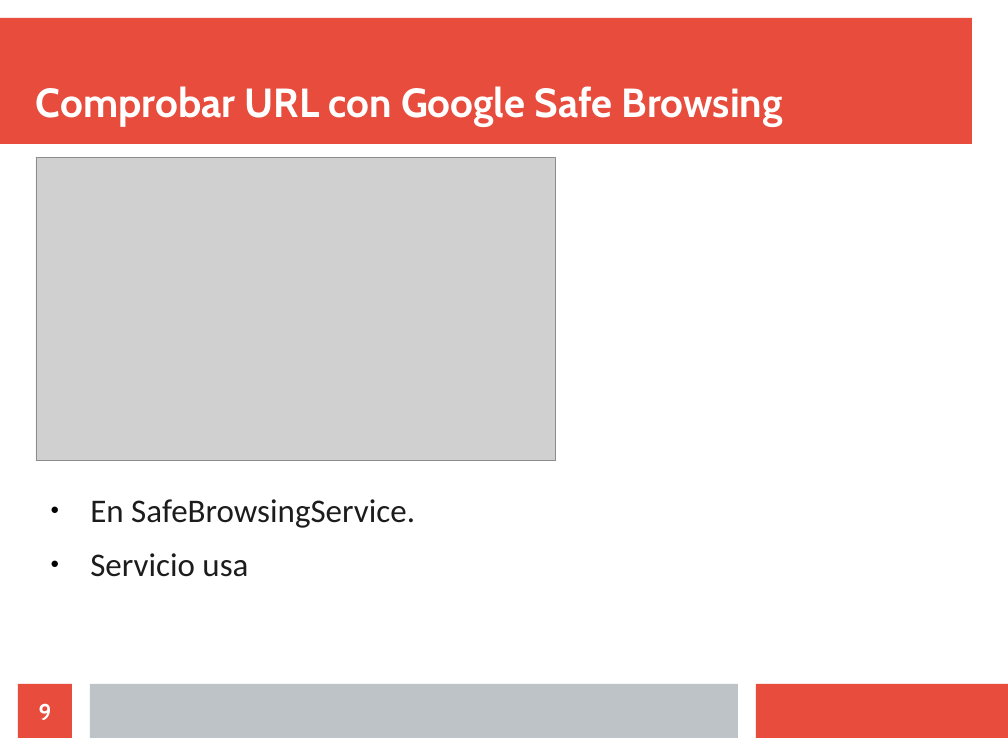
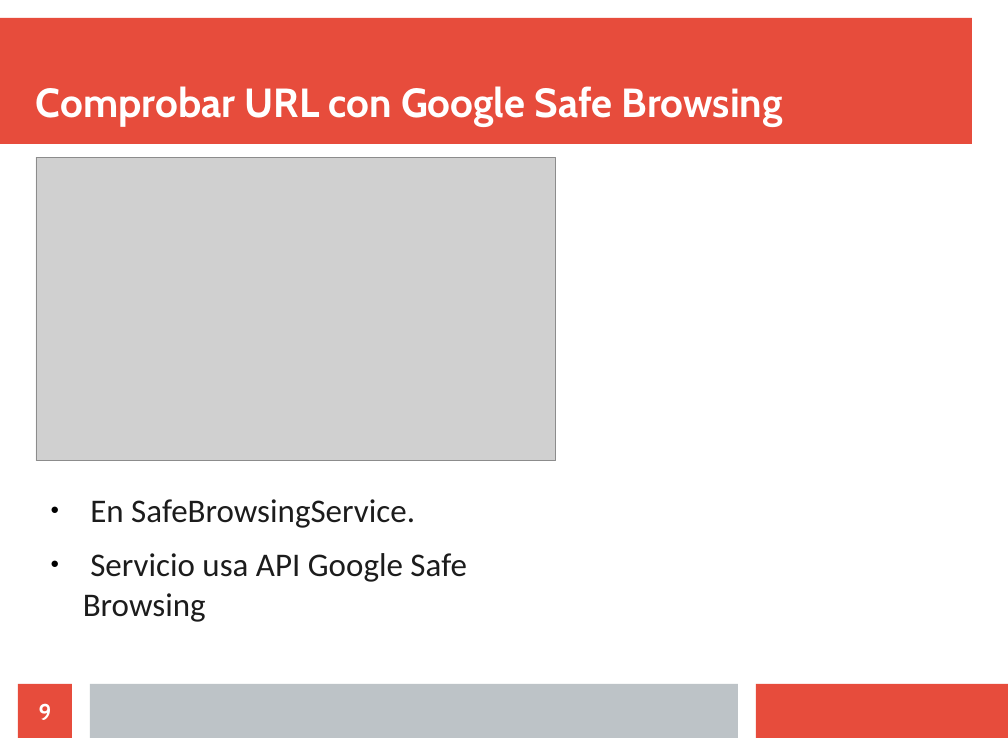
Before and after one commit to EduardoGimeno/Ingenieria-Web, a slide deck: slide 9 of Documentacion/Presentacion/presentacion.odp. Drawn at 1008x756 pixels with LibreOffice and Linux fonts; fonts in the diff are those of the drawing; grey boxes stand for pictures. Boxes give left, top, right and bottom in pixels: in the first picture for what was removed or moved away, otherwise in the second. Text is boxed around its words. In the diff, an @@ line names an element or a change of style, - is before the commit and + after.

Commit message:
Presentacion

```diff
--- a/Documentacion/Presentacion/presentacion.odp
+++ b/Documentacion/Presentacion/presentacion.odp
@@ text at (83,553,466,622): text changed @@
-● Servicio usa
+● Servicio usa API Google Safe Browsing
```
Also in this commit, not shown: 2 other slides changed, 2 other files.
